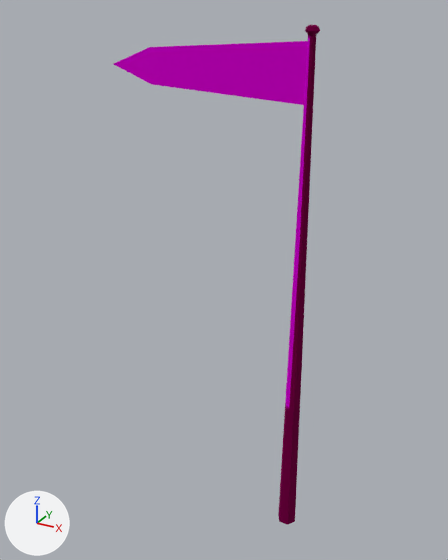
Renders of the glTF model assets/graphics/gltf/Flag.gltf from each side of a commit.
Rendered twice from a 50 mm camera at (1.55, -3.96, 4.16) aimed at (-0.66, 0.04, 2.16). Lighting does not change. The marker at lower left points along +X, +Y and +Z. Vertices at the same position are counted once.

The older version as bpy lines, for what is in view:
```python
mat_flag_human_01 = bpy.data.materials.new('Flag_human_01')
mat_flag_human_01.use_nodes = True; mat_flag_human_01.node_tree.nodes.clear()
_N = mat_flag_human_01.node_tree.nodes; _L = mat_flag_human_01.node_tree.links
n0 = _N.new('ShaderNodeBsdfPrincipled'); n0.name = 'Principled BSDF'
n0.inputs[1].default_value = 1.0  # 'Metallic'
n0.inputs[2].default_value = 1.0  # 'Roughness'
n1 = _N.new('ShaderNodeOutputMaterial'); n1.name = 'Material Output'
n2 = _N.new('ShaderNodeMix'); n2.name = 'Mix'
n2.data_type = 'RGBA'
n2.blend_type = 'MULTIPLY'
n2.inputs[0].default_value = 1.0  # 'Factor'
n2.inputs[7].default_value = (1.0, 0.0, 1.0, 1.0)  # 'B', pink #ff00ff
n3 = _N.new('ShaderNodeTexImage'); n3.name = 'Image Texture'
n3.image = img_image_0
_L.new(n0.outputs[0], n1.inputs[0])  # 'BSDF' to 'Surface'
_L.new(n2.outputs[2], n0.inputs[0])  # 'Result' to 'Base Color'
_L.new(n3.outputs[0], n2.inputs[6])  # 'Color' to 'A'
me_flag_human_01 = bpy.data.meshes.new('Flag_human_01')
me_flag_human_01.from_pydata(...)  # 38 vertices, 64 faces; spans x -1.6..0.08, y -0.07..0.07, z 0.0..4.06
me_flag_human_01.materials.append(mat_flag_human_01)
ob_flag_human_01 = bpy.data.objects.new('Flag_human_01', me_flag_human_01)
ob_flag_human_01.location = (0.0, 0.0, 0.0)
```
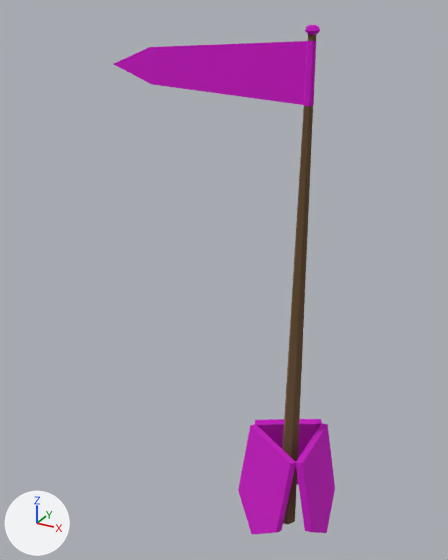
Commit message: Updated capture flag
Added TC shields at the foot of the pole so that it can be seen from any direction

Boxes [x1, y1, x2, y2] around the edits, measured in the pictures (448 x 560 px):
'Flag_human_01', recoloured, reshaped (7% wider)
    before: [114, 25, 320, 525]
    after: [114, 25, 335, 534]
part 1 of me_flag_human_01, added (pink)
    after: [238, 419, 335, 534]
part 2 of me_flag_human_01, added (pink)
    after: [303, 41, 316, 107]
part 3 of me_flag_human_01, surface changed (purple to brown)
    both: [282, 25, 320, 525]

Edits to the bpy script that builds the scene:
```text
Change mat_flag_human_01:
    remove n2 = _N.new('ShaderNodeMix'); n2.name = 'Mix'
    remove n2.data_type = 'RGBA'
    remove n2.blend_type = 'MULTIPLY'
    remove n2.inputs[0].default_value = 1.0  # 'Factor'
    remove n2.inputs[7].default_value = (1.0, 0.0, 1.0, 1.0)  # 'B', pink #ff00ff
    where n0 = _N.new('ShaderNodeBsdfPrincipled'); n0.name = 'Principled BSDF'
    where n3 = _N.new('ShaderNodeTexImage'); n3.name = 'Image Texture'
    remove _L.new(n2.outputs[2], n0.inputs[0])  # 'Result' to 'Base Color'
    remove _L.new(n3.outputs[0], n2.inputs[6])  # 'Color' to 'A'
    add _L.new(n3.outputs[0], n0.inputs[0])  # 'Color' to 'Base Color'
Change me_flag_human_01:
    used by ob_flag_human_01; location = (0.0, 0.0, 0.0)
    remove me_flag_human_01.from_pydata(...)  # 38 vertices, 64 faces; spans x -1.6..0.08, y -0.07..0.07, z 0.0..4.06
    add me_flag_human_01.from_pydata(...)  # 86 vertices, 136 faces; spans x -1.6..0.38, y -0.43..0.43, z 0.0..4.06
    me_flag_human_01 part 1
    36 vertices are added at x -0.41..0.38, y -0.43..0.43, z 0.0..0.9
    60 new faces join them
    me_flag_human_01 part 2
    12 vertices are added at x -0.04..0.04, y -0.03..0.03, z 3.57..3.96
    12 new faces join them
    me_flag_human_01 part 3: 60 kept faces spanning x -0.08..0.08, y -0.07..0.07, z 0.0..4.06 get new texture (UV) coordinates
```
